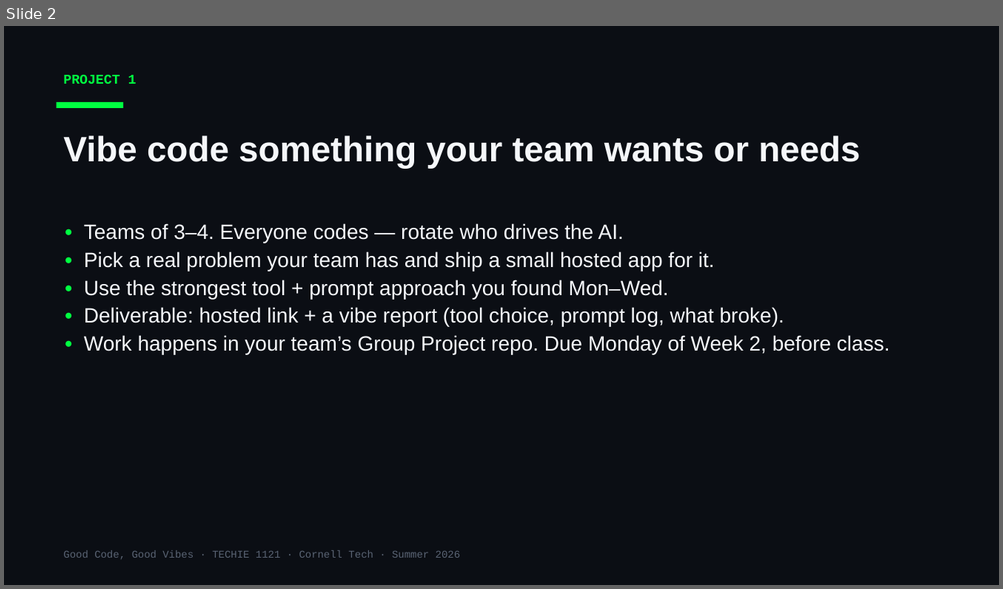
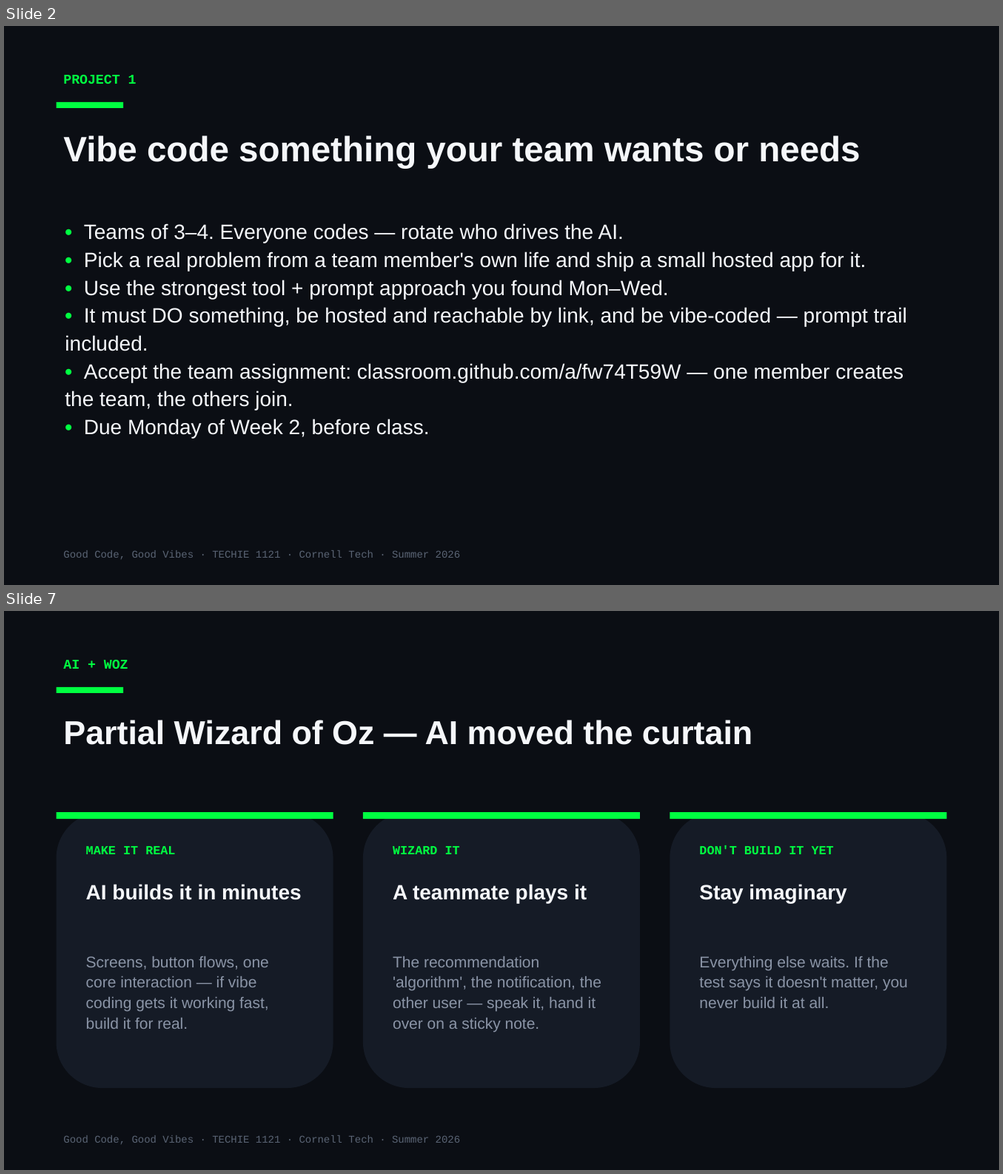
Before and after one commit to Cornell-Tech-Vibe-Coding-Summer-2026/website, a slide deck: slides/Week1-Thu-Project-Day.pptx. Shown one above the other, each under a label of ours: slide 2 before the commit, slides 2 and 7 after it; the slides between them are not shown. The pictures are 1003x589 and 1003x1174 pixels, drawn with LibreOffice and Linux fonts; fonts in the diff are those of the drawing. Boxes give left, top, right and bottom in pixels: in the first picture for what was removed or moved away, otherwise in the second. Text is boxed around its words. In the diff, an @@ line names an element or a change of style, - is before the commit and + after.

```diff
--- a/slides/Week1-Thu-Project-Day.pptx
+++ b/slides/Week1-Thu-Project-Day.pptx
@@ slide 7 added at bbox=[4, 611, 999, 1170], background #0B0E14 @@
@@ text added at bbox=[63, 660, 128, 669], 13 pt, text #00FF41, bold @@
+AI + WOZ
@@ rectangle added at bbox=[57, 687, 123, 693], fill #00FF41 @@
@@ text added at bbox=[63, 720, 752, 745], 32 pt, text #F5F7FA, bold @@
+Partial Wizard of Oz — AI moved the curtain
@@ rounded rectangle added at bbox=[57, 812, 333, 1088], fill #151B26 @@
@@ rectangle added at bbox=[57, 812, 333, 819], fill #00FF41 @@
@@ rounded rectangle added at bbox=[363, 812, 640, 1088], fill #151B26 @@
@@ rectangle added at bbox=[363, 812, 640, 819], fill #00FF41 @@
@@ rounded rectangle added at bbox=[669, 812, 946, 1088], fill #151B26 @@
@@ rectangle added at bbox=[669, 812, 946, 819], fill #00FF41 @@
@@ text added at bbox=[86, 846, 175, 854], 12 pt, text #00FF41, bold @@
+MAKE IT REAL
@@ text added at bbox=[392, 846, 460, 854], 12 pt, text #00FF41, bold @@
+WIZARD IT
@@ text added at bbox=[699, 846, 834, 854], 12 pt, text #00FF41, bold @@
+DON'T BUILD IT YET
@@ text added at bbox=[86, 884, 301, 900], 20 pt, text #F5F7FA, bold @@
+AI builds it in minutes
@@ text added at bbox=[392, 884, 586, 903], 20 pt, text #F5F7FA, bold @@
+A teammate plays it
@@ text added at bbox=[699, 884, 846, 903], 20 pt, text #F5F7FA, bold @@
+Stay imaginary
@@ text added at bbox=[86, 957, 269, 1029], 15 pt, text #8A94A6 @@
+Screens, button flows, one core interaction — if vibe coding gets it working fast, build it for real.
@@ text added at bbox=[392, 957, 601, 1032], 15 pt, text #8A94A6 @@
+The recommendation 'algorithm', the notification, the other user — speak it, hand it over on a sticky note.
@@ text added at bbox=[699, 957, 908, 1008], 15 pt, text #8A94A6 @@
+Everything else waits. If the test says it doesn't matter, you never build it at all.
@@ text added at bbox=[63, 1136, 460, 1145], 10 pt, text #5A6474 @@
+Good Code, Good Vibes · TECHIE 1121 · Cornell Tech · Summer 2026
@@ slide 2 changed as well @@
@@ text at bbox=[84, 252, 866, 271]: text changed @@
-• Pick a real problem your team has and ship a small hosted app for it.
+• Pick a real problem from a team member's own life and ship a small hosted app for it.
@@ text at bbox=[65, 307, 907, 438]: text changed @@
-• Deliverable: hosted link + a vibe report (tool choice, prompt log, what broke).
-• Work happens in your team’s Group Project repo. Due Monday of Week 2, before class.
+• It must DO something, be hosted and reachable by link, and be vibe-coded — prompt trail included.
+• Accept the team assignment: classroom.github.com/a/fw74T59W — one member creates the team, the others join.
+• Due Monday of Week 2, before class.
```
Also in this commit, not shown: 1 other slide changed, 9 other slides added, 1 other file.
